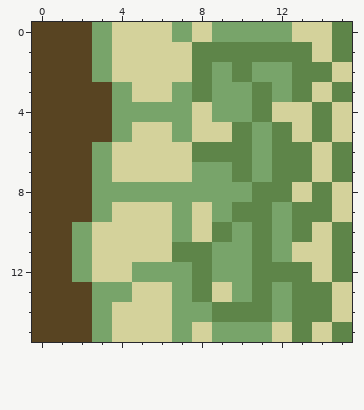
One commit to this pixel-art sprite: assets/walls/2.png. That is the earlier state.
The file is 16x16 pixels.
After:
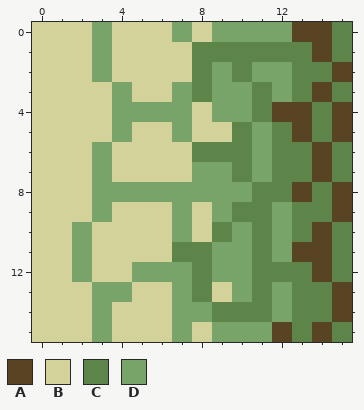
Palette (. is transparent): A #584422  B #d4d29b  C #5e8549  D #78a46a
The exact change:
y 0: x 0..2 AAA -> BBB; x 13..14 BB -> AA
y 1: x 0..2 AAA -> BBB; x 14 B -> A
y 2: x 0..2 AAA -> BBB; x 15 B -> A
y 3: x 0..3 AAAA -> BBBB; x 14 B -> A
y 4: x 0..3 AAAA -> BBBB; x 12..13 BB -> AA; x 15 B -> A
y 5: x 0..3 AAAA -> BBBB; x 13 B -> A; x 15 B -> A
y 6..7: x 0..2 AAA -> BBB; x 14 B -> A
y 8: x 0..2 AAA -> BBB; x 13 B -> A; x 15 B -> A
y 9: x 0..2 AAA -> BBB; x 15 B -> A
y 10: x 0..1 AA -> BB; x 14 B -> A
y 11: x 0..1 AA -> BB; x 13..14 BB -> AA
y 12: x 0..1 AA -> BB; x 14 B -> A
y 13..14: x 0..2 AAA -> BBB; x 15 B -> A
y 15: x 0..2 AAA -> BBB; x 12 B -> A; x 14 B -> A
Changed places in both pictures, as pixel boxes (x1, y1, x2, y2):
changed: (32, 22, 112, 342)
changed: (272, 22, 352, 342)
